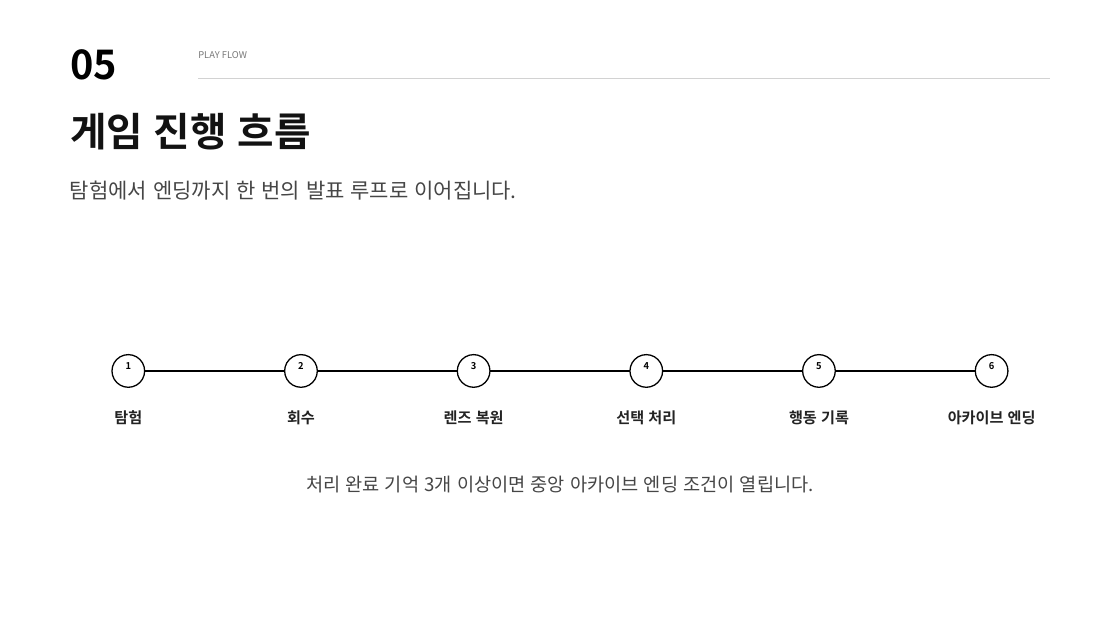
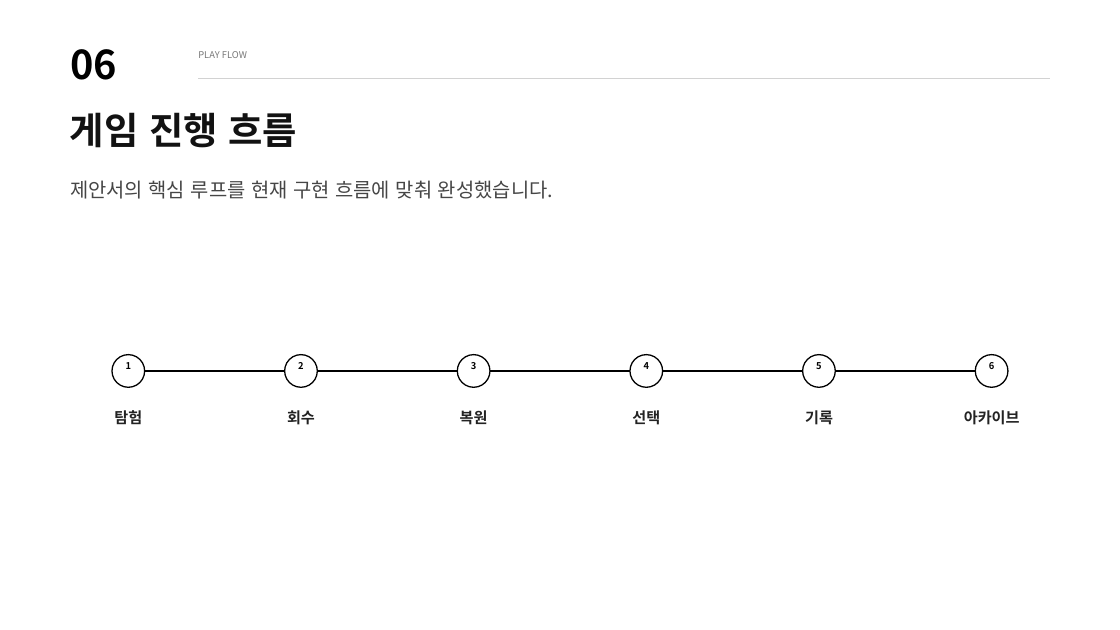
Before and after one commit to wodnd0403/memory_recycler, a slide deck: slide 6 of Docs/MemoryRecycler3D_Final_Presentation_SAFE.pptx (slide 5 before the commit). Drawn at 1120x630 pixels with LibreOffice and Linux fonts; fonts in the diff are those of the drawing. Boxes give left, top, right and bottom in pixels: in the first picture for what was removed or moved away, otherwise in the second. Text is boxed around its words. In the diff, an @@ line names an element or a change of style, - is before the commit and + after.

Commit message:
docs: 제안서 반영 최종 발표 PPT 완성

```diff
--- a/Docs/MemoryRecycler3D_Final_Presentation_SAFE.pptx
+++ b/Docs/MemoryRecycler3D_Final_Presentation_SAFE.pptx
@@ text at [70,49,117,80]: text changed @@
-05
+06
@@ text "게임 진행 흐름" at [70,112,297,148]: size 34 to 32 pt @@
@@ text at [70,180,554,199]: text changed; size 18 to 17 pt @@
-탐험에서 엔딩까지 한 번의 발표 루프로 이어집니다.
+제안서의 핵심 루프를 현재 구현 흐름에 맞춰 완성했습니다.
@@ text at [460,410,488,425]: text changed @@
-렌즈 복원
+복원
@@ text at [632,410,660,425]: text changed @@
-선택 처리
+선택
@@ text at [805,410,833,425]: text changed @@
-행동 기록
+기록
@@ text at [964,410,1020,425]: text changed @@
-아카이브 엔딩
+아카이브
@@ text removed at [306,475,814,493] @@
-처리 완료 기억 3개 이상이면 중앙 아카이브 엔딩 조건이 열립니다.
```
Also in this commit, not shown: 9 other slides changed, 3 slides added, 2 slides removed, 3 other files.
